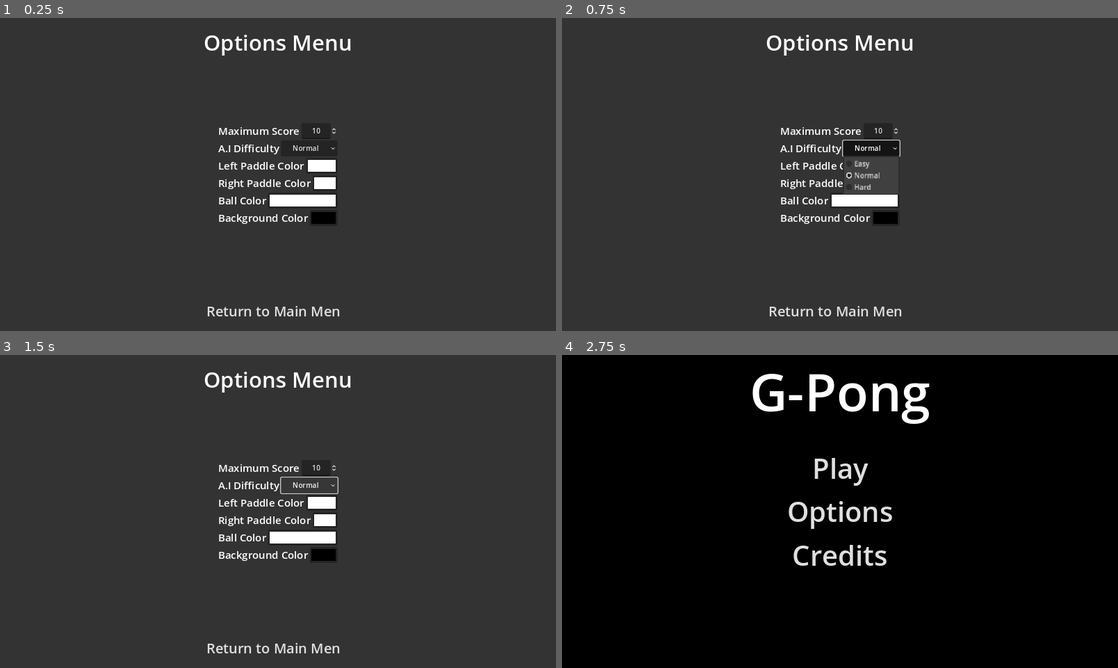
Above: before the commit, frames 1-4 (two rows, left to right).
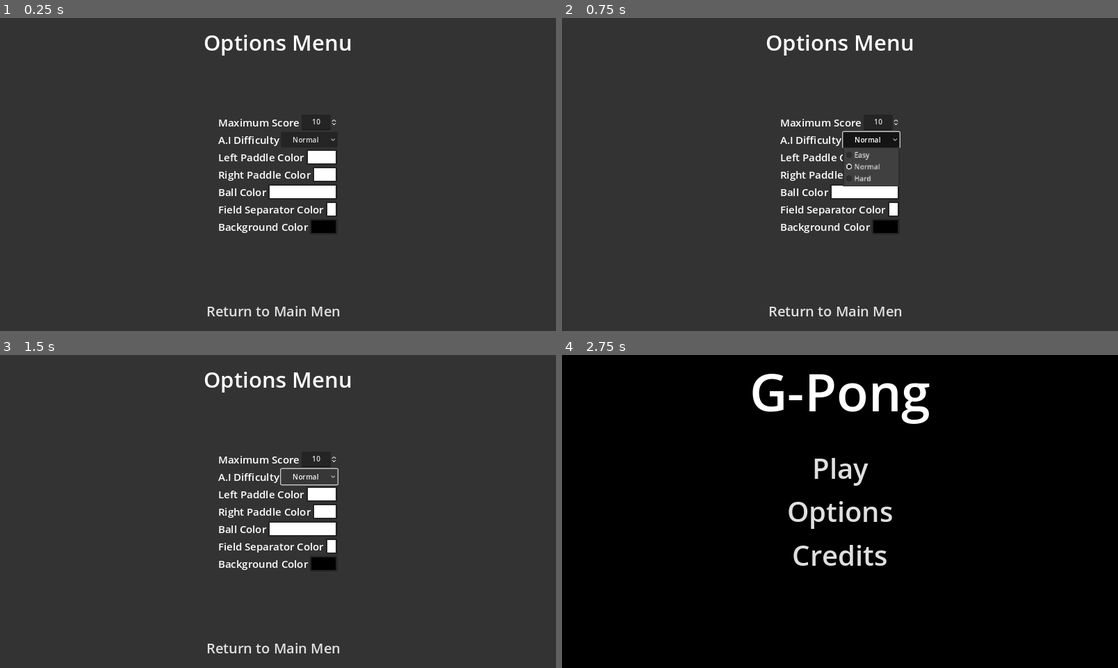
Above: after the commit, the same moments.

Repository: SimoneStarace/G-Pong
Game: Godot game, scene res://scenes/ui/menus/option_menu.tscn
The game is run twice, just before and just after one commit, with the same random seed, the same clock (stepped at 60 frames per second) and the same inputs. This scene is started directly instead of the project's main scene.
Inputs:
- Up to frame 1 (0.25 s): no input
- Up to frame 2 (0.75 s): click "Normal" at 0.5 s
- Up to frame 3 (1.5 s): click "Normal" at 1.25 s
- Up to frame 4 (2.75 s): click "Return to Main Menu" at 2 s

The runs differ from the first frame. In frame 1, 3.4% of the frame differs, in the area x 39-61%, y 32-69%; in frame 2, 3.5%; in frame 3, 3.5%; in frame 4, nothing differs.

Commit message:
Add color option for field separator

Diff:
--- a/scenes/ui/menus/option_menu.tscn
+++ b/scenes/ui/menus/option_menu.tscn
@@ -139,6 +139,21 @@
 size_flags_horizontal = 3
 edit_alpha = false
 
+[node name="SeparatorOption" type="HBoxContainer" parent="MarginContainer/Options"]
+layout_mode = 2
+alignment = 1
+
+[node name="Label" type="Label" parent="MarginContainer/Options/SeparatorOption"]
+layout_mode = 2
+theme_override_font_sizes/font_size = 24
+text = "Field Separator Color"
+vertical_alignment = 1
+
+[node name="ColorPickerButton" type="ColorPickerButton" parent="MarginContainer/Options/SeparatorOption"]
+layout_mode = 2
+size_flags_horizontal = 3
+edit_alpha = false
+
 [node name="BackgroundOption" type="HBoxContainer" parent="MarginContainer/Options"]
 layout_mode = 2
 alignment = 1
--- a/scripts/game.gd
+++ b/scripts/game.gd
@@ -27,6 +27,7 @@
 	$BackgroundColorField.color = OptionManager._background_color
 	$Paddles/LeftPaddle/ColorRect.color = OptionManager._left_paddle_color
 	$Paddles/RightPaddle/ColorRect.color = OptionManager._right_paddle_color
+	$Separator.self_modulate = OptionManager._separator_color
 	_ball.get_node("ColorRect").color = OptionManager._ball_color
 
 	if _num_scores == 2:
--- a/scripts/managers/option_manager.gd
+++ b/scripts/managers/option_manager.gd
@@ -11,5 +11,7 @@
 @export_color_no_alpha var _right_paddle_color:Color = Color.WHITE
 ## Color for the ball.
 @export_color_no_alpha var _ball_color:Color = Color.WHITE
+## Color for the field separator.
+@export_color_no_alpha var _separator_color:Color = Color.WHITE
 ## Color for the background.
 @export_color_no_alpha var _background_color:Color = Color.BLACK
--- a/scripts/ui/menus/option_menu.gd
+++ b/scripts/ui/menus/option_menu.gd
@@ -10,6 +10,8 @@
 @onready var _right_color_picker:ColorPickerButton = $MarginContainer/Options/RightPaddleOption/ColorPickerButton
 ## Reference to the color picker of the ball.
 @onready var _ball_color_picker:ColorPickerButton = $MarginContainer/Options/BallOption/ColorPickerButton
+## Reference to the field separator color.
+@onready var _separator_color_picker:ColorPickerButton = $MarginContainer/Options/SeparatorOption/ColorPickerButton
 ## Reference to the color picker of the background.
 @onready var _background_color_picker:ColorPickerButton = $MarginContainer/Options/BackgroundOption/ColorPickerButton
 
@@ -21,6 +23,7 @@
 	_right_color_picker.color = OptionManager._right_paddle_color
 	_background_color_picker.color = OptionManager._background_color
 	_ball_color_picker.color = OptionManager._ball_color
+	_separator_color_picker.color = OptionManager._separator_color
 
 	# Connect the signals
 	_spin_box_score.value_changed.connect(func(value:float):
@@ -43,6 +46,10 @@
 		OptionManager._ball_color = _ball_color_picker.color
 	)
 
+	_separator_color_picker.popup_closed.connect(func():
+		OptionManager._separator_color = _separator_color_picker.color
+	)
+
 	_background_color_picker.popup_closed.connect(func():
 		OptionManager._background_color = _background_color_picker.color
 	)
